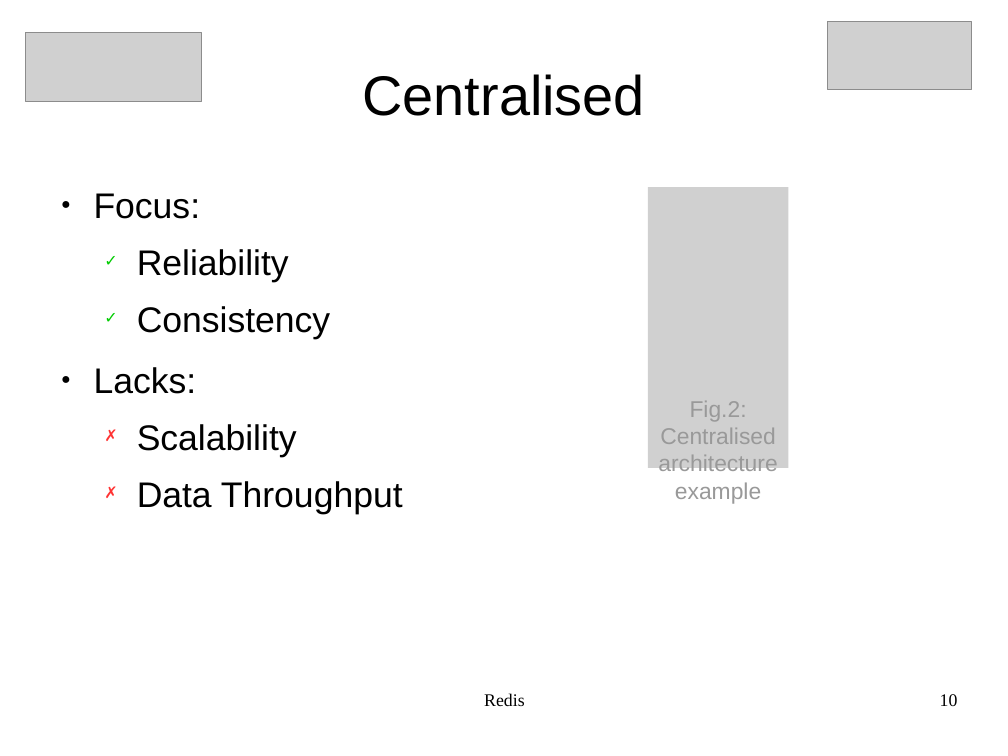
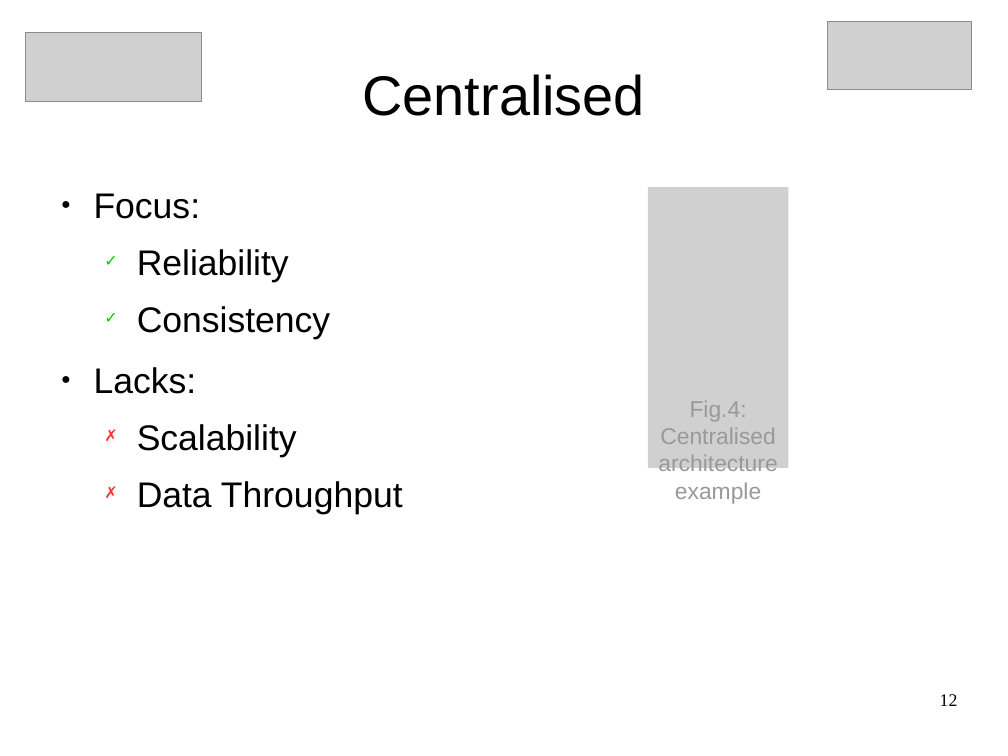
Before and after one commit to JGAntunes/pulsarcast, a slide deck: slide 12 of project-report/presentation.odp (slide 10 before the commit). Drawn at 1008x756 pixels with LibreOffice and Linux fonts; fonts in the diff are those of the drawing; grey boxes stand for pictures. Boxes give left, top, right and bottom in pixels: in the first picture for what was removed or moved away, otherwise in the second. Text is boxed around its words. In the diff, an @@ line names an element or a change of style, - is before the commit and + after.

```diff
--- a/project-report/presentation.odp
+++ b/project-report/presentation.odp
@@ text in picture at <box>658,401,777,504</box>: text changed @@
-Fig.2: Centralised architecture example
+Fig.4: Centralised architecture example
@@ text removed at <box>484,693,525,706</box> @@
-Redis
@@ page number at <box>940,694,958,706</box>: text changed @@
-10
+12
```
Also in this commit, not shown: 8 other slides changed, 5 slides added, 1 slide removed, 1 other file.
